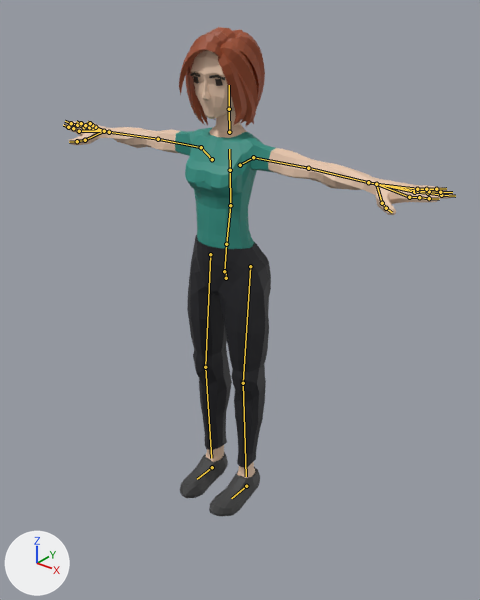
One commit to the glTF model js/models/avatars/club-crowd-f2.glb: the scene before it, then after it.
Camera for both pictures: a 50 mm lens placed at (1.464, -1.817, 1.987), pointed at (0.155, -0.18, 0.972). Arrows for +X, +Y and +Z are at lower left; the lights stay in place. The picture after the commit comes second. The bones that change, and the others that lie on the model, are drawn over the model as lines.

Objects in the first picture: 'Casual_Body'.
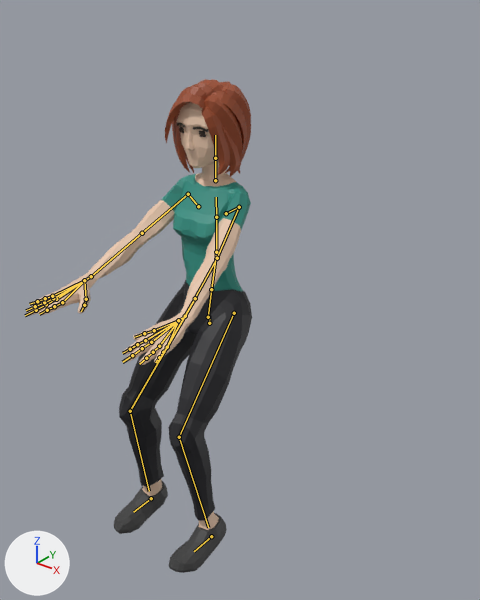
The newer file adds an action. The first version stands in its rest pose; the second is drawn at frame 0 of the action 'Seated_Loop'.

Pixel boxes (x1, y1, x2, y2) of what changed, in the pictures (480 x 600 px):
'Casual_Body', posed (42% narrower)
    before: (64, 27, 454, 516)
    after: (26, 79, 252, 573)
bone 'Body', root to tip
    before: (226, 278) to (226, 270)
    after: (209, 323) to (209, 315)
bone 'Abdomen', root to tip
    before: (226, 244) to (230, 205)
    after: (211, 289) to (216, 252)
bone 'Torso', root to tip
    before: (230, 205) to (230, 170)
    after: (216, 252) to (216, 217)
bone 'Chest', root to tip
    before: (230, 170) to (229, 149)
    after: (216, 217) to (216, 197)
bone 'Neck', root to tip
    before: (229, 132) to (229, 109)
    after: (215, 180) to (215, 158)
bone 'Head', root to tip
    before: (229, 109) to (229, 85)
    after: (215, 158) to (215, 135)
bone 'UpperArm.L', root to tip
    before: (253, 157) to (308, 168)
    after: (239, 207) to (217, 258)
bone 'LowerArm.L', root to tip
    before: (308, 168) to (368, 182)
    after: (217, 258) to (185, 316)
bone 'Wrist.L', root to tip
    before: (368, 182) to (376, 184)
    after: (185, 316) to (178, 320)
bone 'UpperArm.R', root to tip
    before: (201, 147) to (158, 139)
    after: (188, 194) to (142, 233)
bone 'LowerArm.R', root to tip
    before: (158, 139) to (109, 132)
    after: (142, 233) to (91, 276)
bone 'Wrist.R', root to tip
    before: (109, 132) to (104, 131)
    after: (91, 276) to (84, 280)
bone 'UpperLeg.L', root to tip
    before: (250, 266) to (243, 383)
    after: (234, 313) to (179, 437)
bone 'LowerLeg.L', root to tip
    before: (243, 383) to (246, 476)
    after: (179, 437) to (208, 527)
bone 'UpperLeg.R', root to tip
    before: (210, 254) to (205, 367)
    after: (195, 298) to (130, 411)
bone 'LowerLeg.R', root to tip
    before: (205, 367) to (211, 458)
    after: (130, 411) to (149, 491)
bone 'Foot.L', root to tip
    before: (246, 486) to (231, 498)
    after: (211, 536) to (194, 551)
bone 'Foot.R', root to tip
    before: (212, 467) to (197, 479)
    after: (151, 498) to (133, 512)

The change in detail:
Bone 'Body' (bone_body) moves from (0.0, 0.0, 0.0) to (0.0, -0.15, 0.1).
Bone 'Body' (bone_body) turns from (0, 0, 0) to (-5, 0, 0) degrees about its own x, y and z.
Bone 'Abdomen' (bone_abdomen) turns from (0, 0, 0) to (1, 0, 0) degrees about its own x, y and z.
Bone 'Torso' (bone_torso) turns from (0, 0, 0) to (2, 0, 0) degrees about its own x, y and z.
Bone 'Chest' (bone_chest) turns from (0, 0, 0) to (2, 0, 0) degrees about its own x, y and z.
Bone 'Neck' (bone_neck) turns from (0, 0, 0) to (-1, -1, 0) degrees about its own x, y and z.
Bone 'Head' (bone_head) turns from (0, 0, 0) to (-1, -2, 0) degrees about its own x, y and z.
Bone 'UpperArm.L' (bone_upperarm_l) turns from (0, 0, 0) to (-34, -20, -60) degrees about its own x, y and z.
Bone 'LowerArm.L' (bone_lowerarm_l) turns from (0, 0, 0) to (0, 6, 5) degrees about its own x, y and z.
Bone 'Wrist.L' (bone_wrist_l) turns from (0, 0, 0) to (15, 19, -20) degrees about its own x, y and z.
Bone 'UpperArm.R' (bone_upperarm_r) turns from (0, 0, 0) to (-32, 19, 63) degrees about its own x, y and z.
Bone 'LowerArm.R' (bone_lowerarm_r) turns from (0, 0, 0) to (0, -6, -5) degrees about its own x, y and z.
Bone 'Wrist.R' (bone_wrist_r) turns from (0, 0, 0) to (11, -14, 19) degrees about its own x, y and z.
Bone 'UpperLeg.L' (bone_upperleg_l) turns from (0, 0, 0) to (-35, -1, -3) degrees about its own x, y and z.
Bone 'LowerLeg.L' (bone_lowerleg_l) turns from (0, 0, 0) to (49, 2, 0) degrees about its own x, y and z.
Bone 'UpperLeg.R' (bone_upperleg_r) turns from (0, 0, 0) to (-35, 1, 3) degrees about its own x, y and z.
Bone 'LowerLeg.R' (bone_lowerleg_r) turns from (0, 0, 0) to (49, -2, 0) degrees about its own x, y and z.
Bone 'Foot.L' (bone_foot_l) moves from (0.0, 0.0, 0.0) to (0.07, 0.31, 0.002).
Bone 'Foot.R' (bone_foot_r) moves from (0.0, 0.0, 0.0) to (-0.07, 0.31, 0.002).
